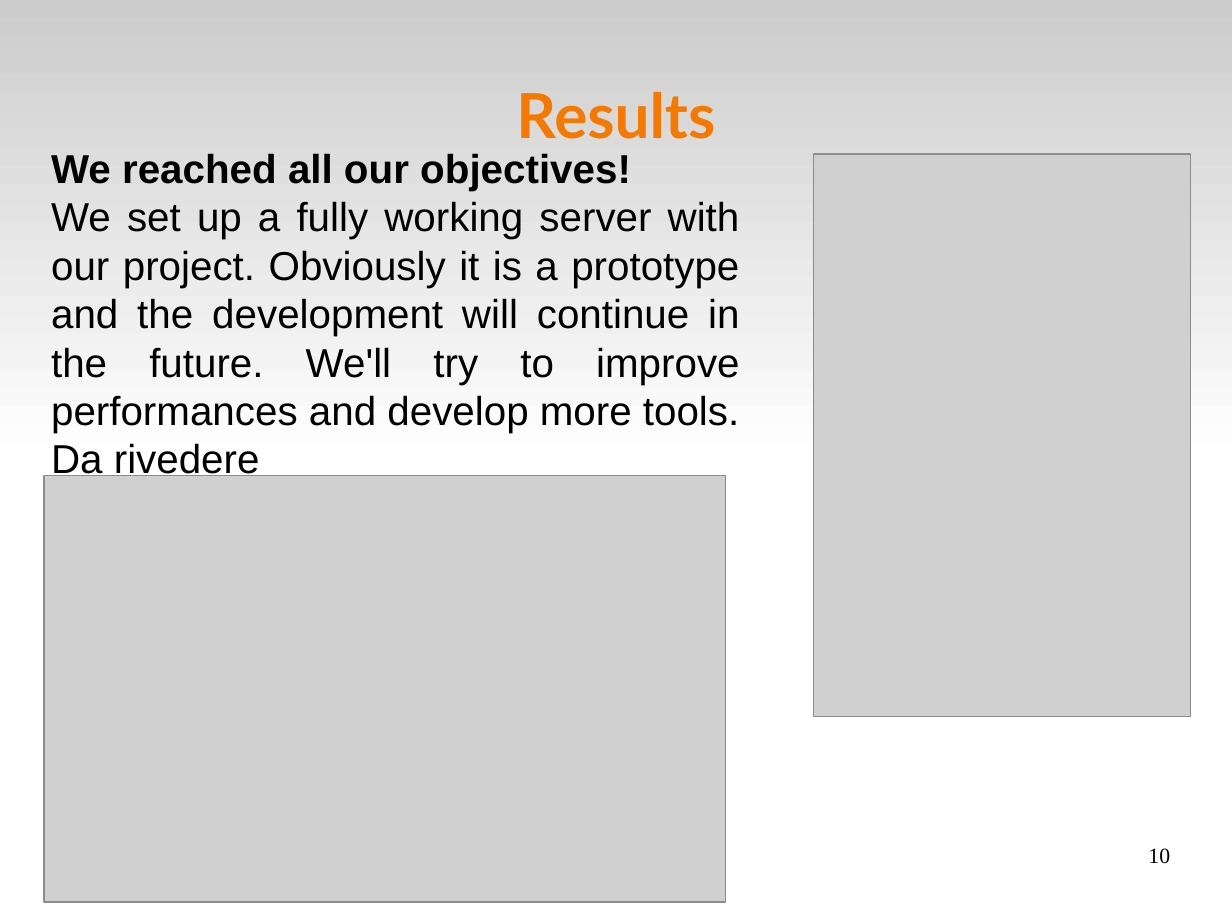
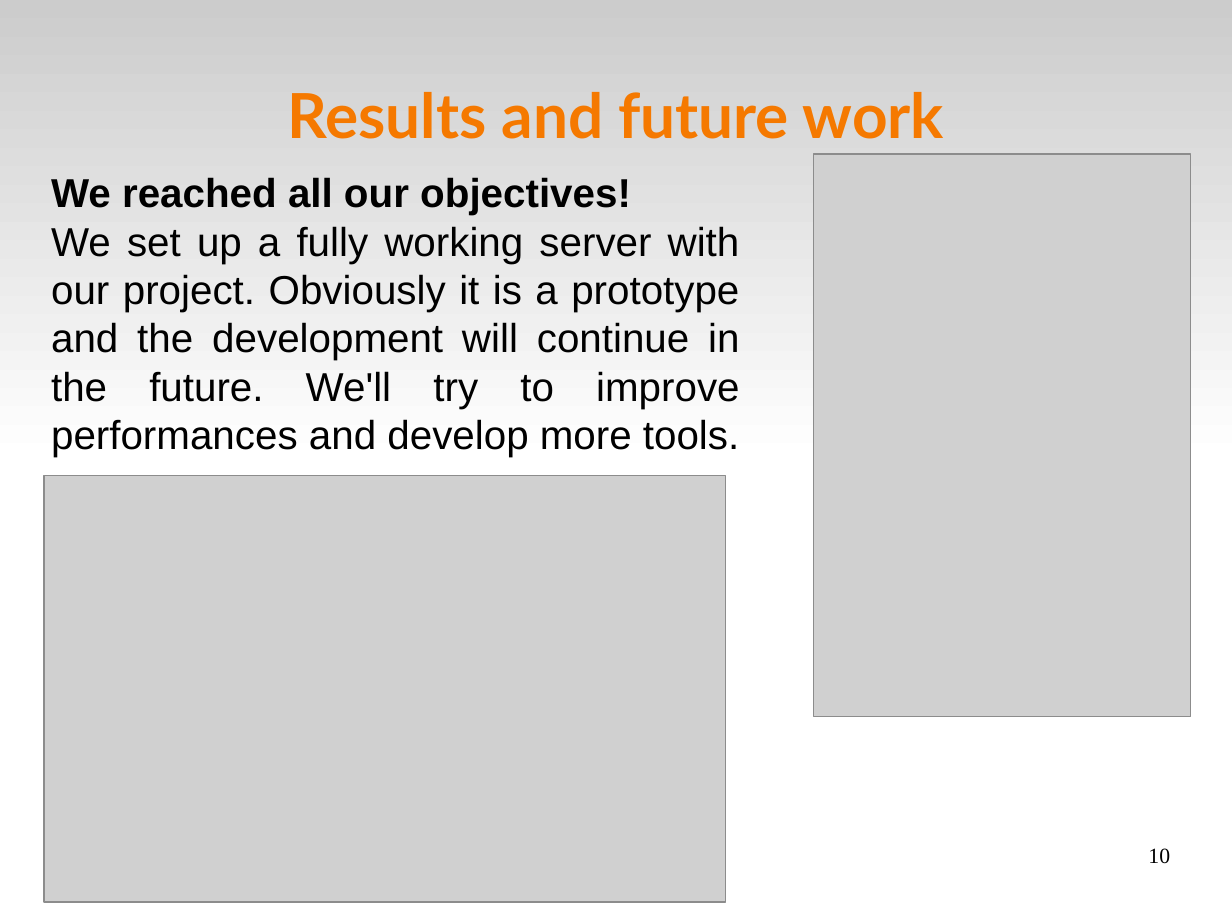
Before and after one commit to volpino/docs-EURAC, a slide deck: slide 10 of presentazione_svizzera.odp. Drawn at 1232x924 pixels with LibreOffice and Linux fonts; fonts in the diff are those of the drawing; grey boxes stand for pictures. Boxes give left, top, right and bottom in pixels: in the first picture for what was removed or moved away, otherwise in the second. Text is boxed around its words. In the diff, an @@ line names an element or a change of style, - is before the commit and + after.

```diff
--- a/presentazione_svizzera.odp
+++ b/presentazione_svizzera.odp
@@ title at bbox=[288, 92, 944, 139]: text changed @@
-Results
+Results and future work
@@ text "We reached all our objectives!": place and size @@
-text "We reached all our objectives!" at bbox=[51, 153, 740, 481]
+text "We reached all our objectives!" at bbox=[51, 177, 740, 457]
@@ text at bbox=[51, 443, 260, 481]: paragraph removed @@
-Da rivedere
```
Also in this commit, not shown: 2 other files.
